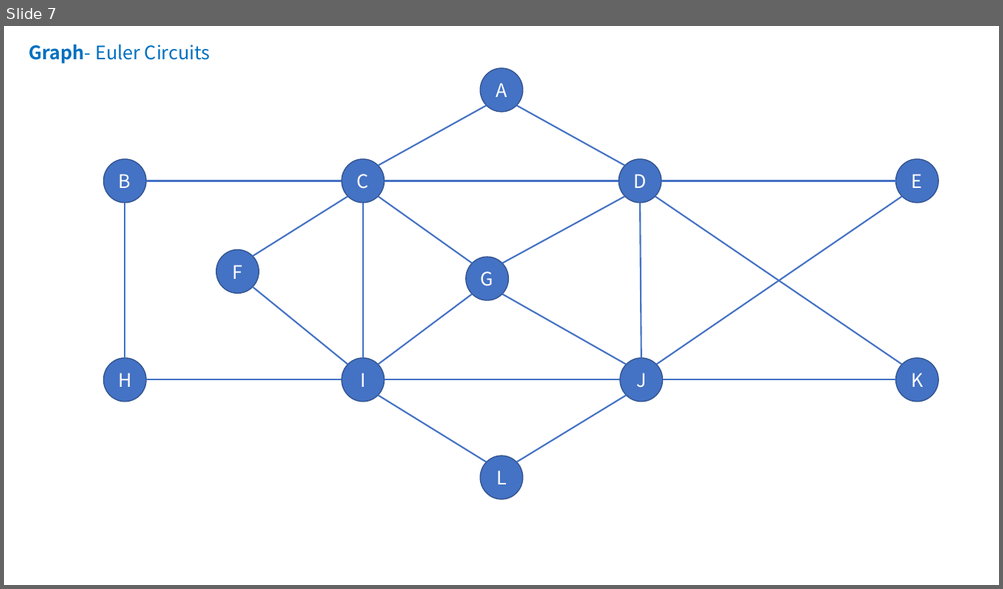
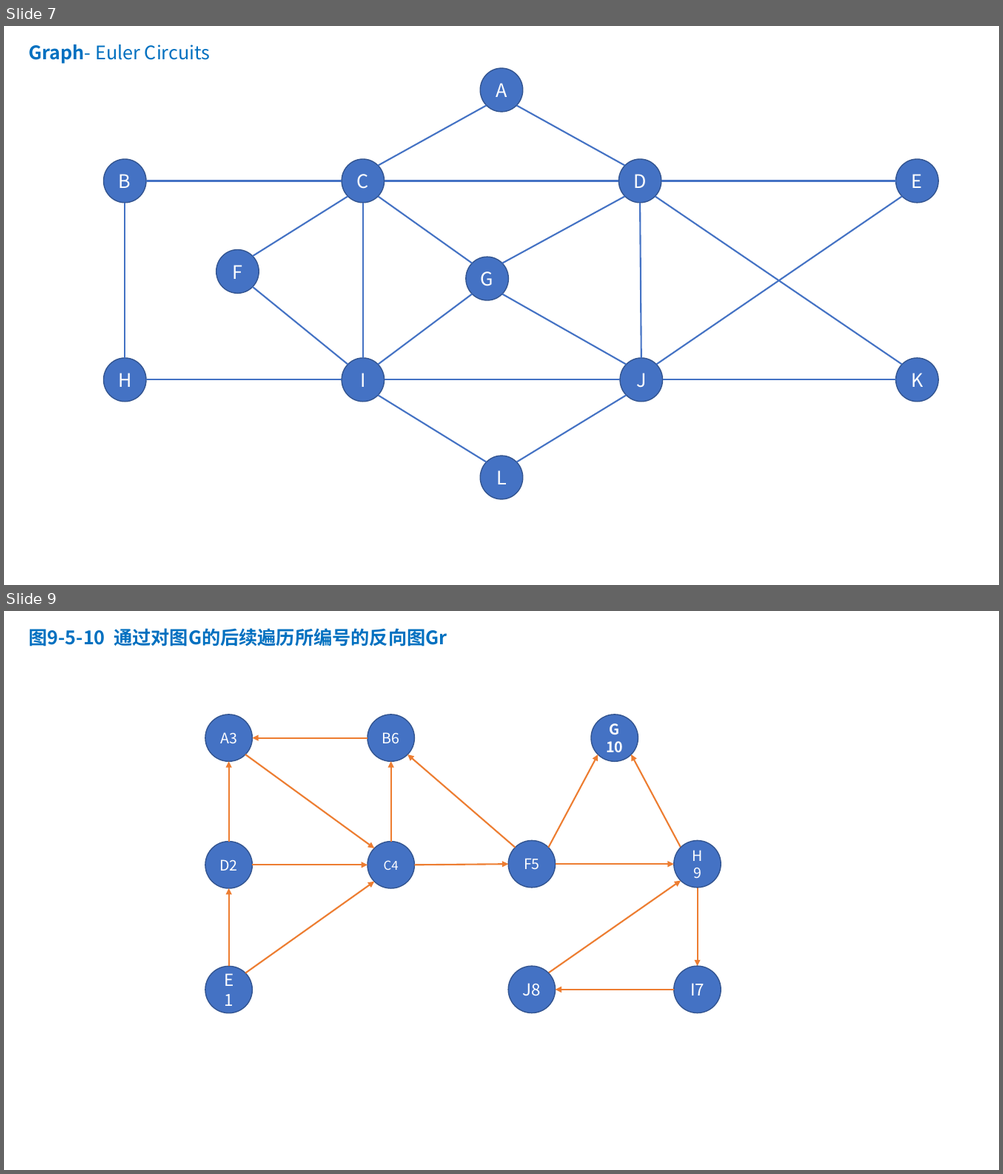
Before and after one commit to online-books/Data-Structures-and-Algorithm-Analysis-in-TS, a slide deck: Assets/visualization.pptx. Shown one above the other, each under a label of ours: slide 7 before the commit, slides 7 and 9 after it; the slides between them are not shown. The pictures are 1003x589 and 1003x1174 pixels, drawn with LibreOffice and Linux fonts; fonts in the diff are those of the drawing. Boxes give left, top, right and bottom in pixels: in the first picture for what was removed or moved away, otherwise in the second. Text is boxed around its words. In the diff, an @@ line names an element or a change of style, - is before the commit and + after.

```diff
--- a/Assets/visualization.pptx
+++ b/Assets/visualization.pptx
@@ slide 9 added at box(4, 611, 999, 1170), background #FFFFFF @@
@@ text added at box(28, 628, 447, 647), 18 pt, text #0070C0, bold @@
+图9-5-10 通过对图G的后续遍历所编号的反向图Gr
@@ ellipse added at box(205, 715, 253, 762), fill #4472C4, outline #325491 1 pt, 14 pt, text #FFFFFF @@
+A3
@@ ellipse added at box(367, 715, 415, 762), fill #4472C4, outline #325491 1 pt, 14 pt, text #FFFFFF @@
+B6
@@ ellipse added at box(591, 715, 638, 762), fill #4472C4, outline #325491 1 pt, 14 pt, text #FFFFFF, bold @@
+G
+10
@@ arrow added from (367, 738) to (253, 738), #ED7D31 1.5 pt @@
@@ arrow added from (228, 842) to (228, 762), #ED7D31 1.5 pt @@
@@ arrow added from (246, 755) to (374, 849), #ED7D31 1.5 pt @@
@@ arrow added from (391, 842) to (391, 762), #ED7D31 1.5 pt @@
@@ arrow added from (515, 848) to (407, 755), #ED7D31 1.5 pt @@
@@ arrow added from (549, 848) to (598, 755), #ED7D31 1.5 pt @@
@@ arrow added from (680, 848) to (631, 755), #ED7D31 1.5 pt @@
@@ ellipse added at box(205, 842, 253, 889), fill #4472C4, outline #325491 1 pt, 14 pt, text #FFFFFF @@
+D2
@@ ellipse added at box(367, 842, 415, 889), fill #4472C4, outline #325491 1 pt, 12 pt, text #FFFFFF @@
+C4
@@ ellipse added at box(509, 841, 555, 888), fill #4472C4, outline #325491 1 pt, 14 pt, text #FFFFFF @@
+F5
@@ ellipse added at box(674, 841, 721, 888), fill #4472C4, outline #325491 1 pt, 14 pt, text #FFFFFF @@
+H9
@@ arrow added from (253, 866) to (367, 866), #ED7D31 1.5 pt @@
@@ arrow added from (415, 866) to (509, 864), #ED7D31 1.5 pt @@
@@ arrow added from (555, 864) to (674, 864), #ED7D31 1.5 pt @@
@@ arrow added from (228, 967) to (228, 889), #ED7D31 1.5 pt @@
@@ arrow added from (246, 974) to (374, 882), #ED7D31 1.5 pt @@
@@ arrow added from (549, 974) to (680, 881), #ED7D31 1.5 pt @@
@@ arrow added from (697, 888) to (697, 966), #ED7D31 1.5 pt @@
@@ ellipse added at box(205, 967, 253, 1014), fill #4472C4, outline #325491 1 pt, 16 pt, text #FFFFFF @@
+E1
@@ ellipse added at box(509, 966, 555, 1013), fill #4472C4, outline #325491 1 pt, 16 pt, text #FFFFFF @@
+J8
@@ ellipse added at box(674, 966, 721, 1013), fill #4472C4, outline #325491 1 pt, 16 pt, text #FFFFFF @@
+I7
@@ arrow added from (674, 990) to (555, 990), #ED7D31 1.5 pt @@
```
Also in this commit, not shown: 1 slide changed, 2 slides removed, 3 other files.
